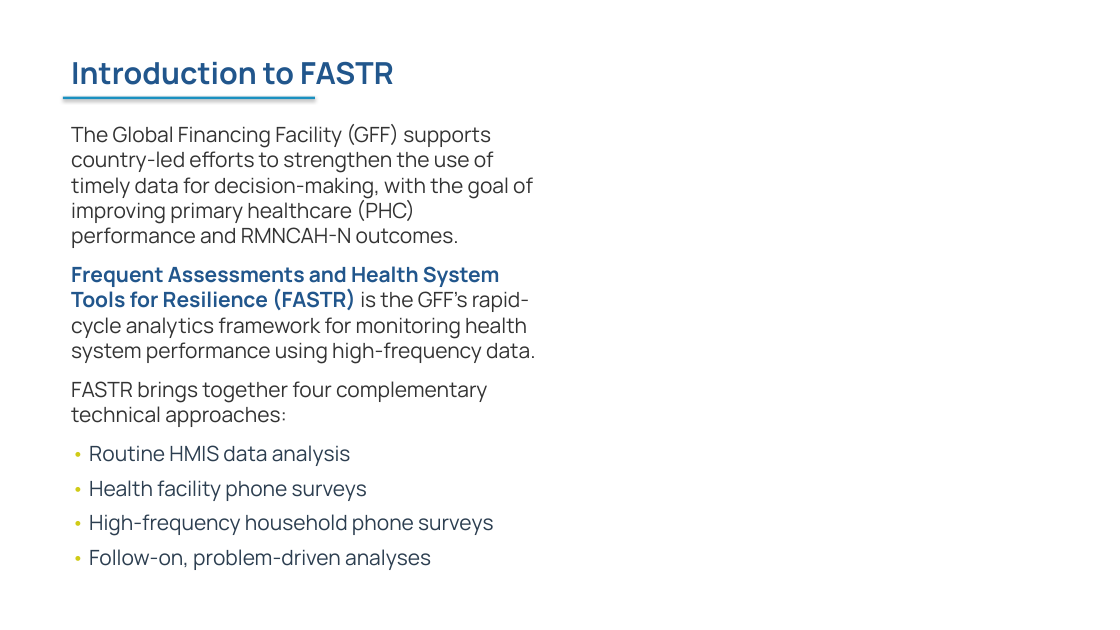
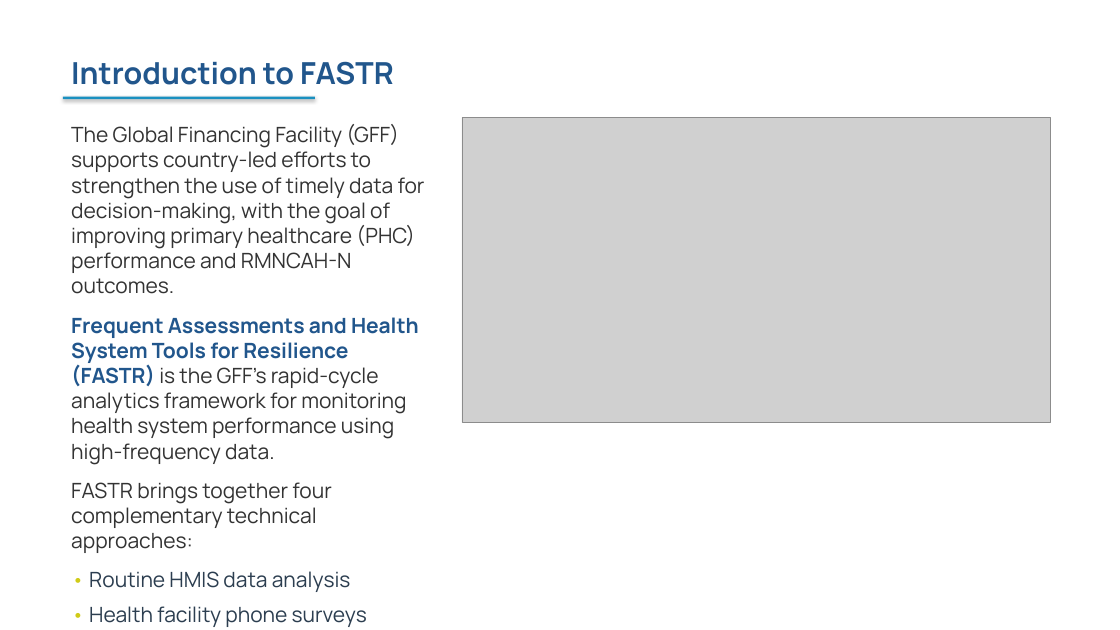
Before and after one commit to FASTR-Analytics/fastr-resource-hub, a slide deck: slide 10 of outputs/2026-zambia_deck.pptx. Drawn at 1120x630 pixels with LibreOffice and Linux fonts; fonts in the diff are those of the drawing; grey boxes stand for pictures. Boxes give left, top, right and bottom in pixels: in the first picture for what was removed or moved away, otherwise in the second. Text is boxed around its words. In the diff, an @@ line names an element or a change of style, - is before the commit and + after.

Commit message:
update contributing, tools, slides

```diff
--- a/outputs/2026-zambia_deck.pptx
+++ b/outputs/2026-zambia_deck.pptx
@@ text "The Global Financing Facility (GFF) ..." rewrapped from bbox=[71, 124, 535, 570] to bbox=[71, 124, 425, 627] @@
@@ picture added at bbox=[462, 118, 1050, 423] @@
```
Also in this commit, not shown: 20 other slides changed, 7 other files.
